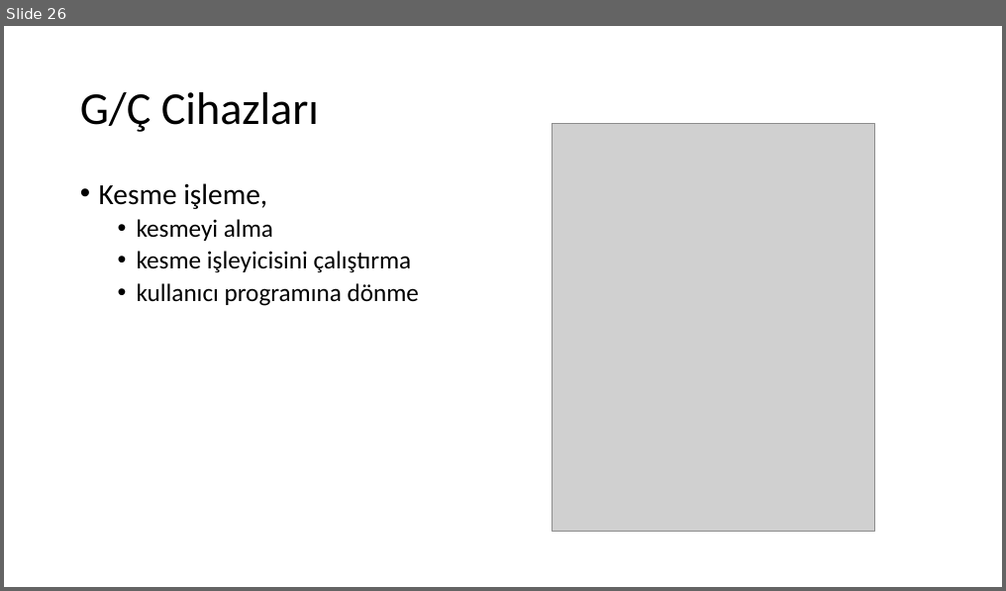
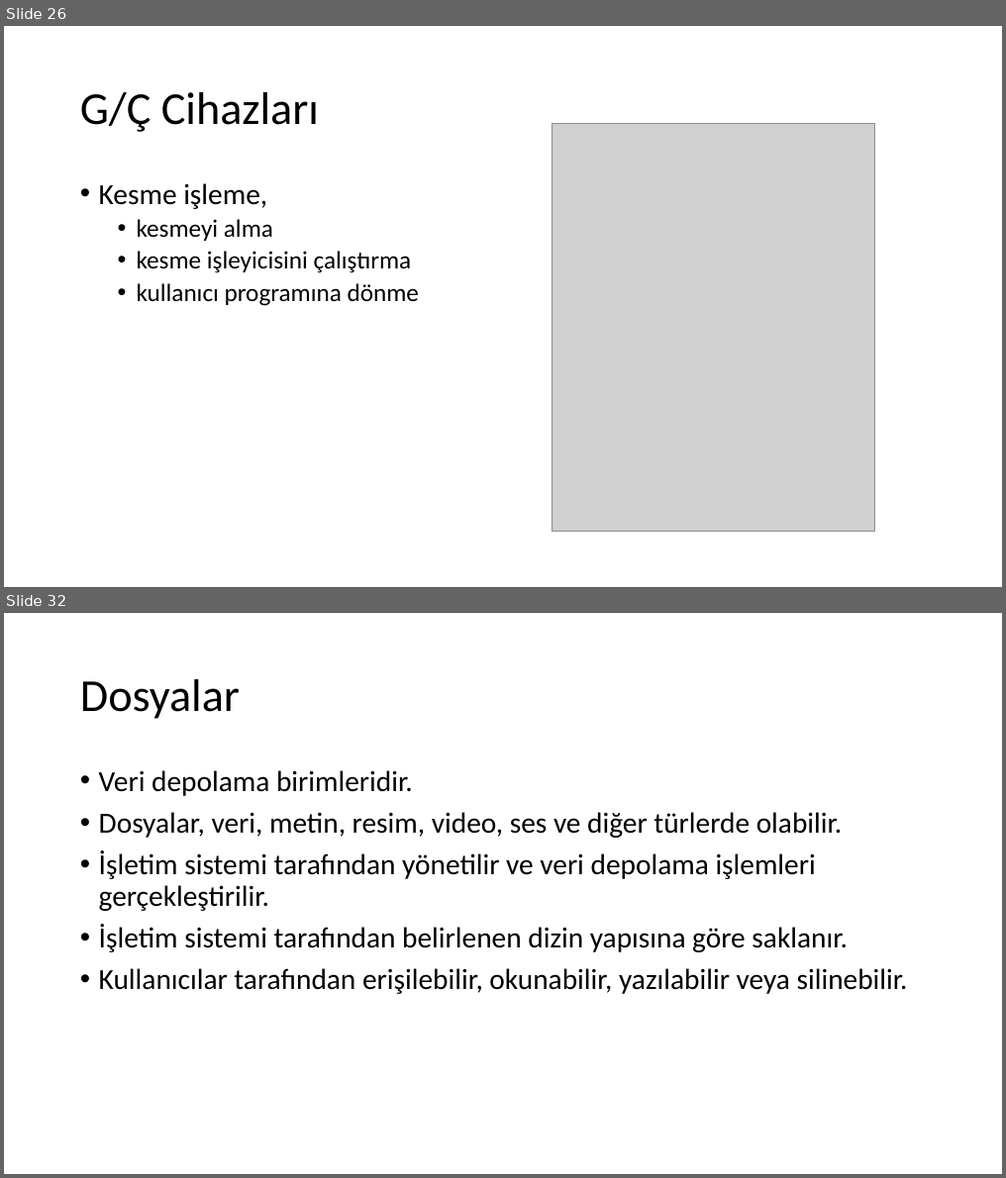
Before and after one commit to sercankulcu/sercankulcu.github.io, a slide deck: assets/teaching/os/1_Bolum_1_Giris.pptx. Shown one above the other, each under a label of ours: slide 26 before the commit, slides 26 and 32 after it; the slides between them are not shown. The pictures are 1006x591 and 1006x1178 pixels, drawn with LibreOffice and Linux fonts; fonts in the diff are those of the drawing; grey boxes stand for pictures. Boxes give left, top, right and bottom in pixels: in the first picture for what was removed or moved away, otherwise in the second. Text is boxed around its words. In the diff, an @@ line names an element or a change of style, - is before the commit and + after.

```diff
--- a/assets/teaching/os/1_Bolum_1_Giris.pptx
+++ b/assets/teaching/os/1_Bolum_1_Giris.pptx
@@ slide 32 added at box(4, 613, 1002, 1174), background #FFFFFF @@
@@ title added at box(80, 679, 240, 719), 44 pt, text #000000 @@
+Dosyalar
@@ text added at box(99, 770, 908, 994), 28 pt, text #000000 @@
+• Veri depolama birimleridir.
+• Dosyalar, veri, metin, resim, video, ses ve diğer türlerde olabilir.
+• İşletim sistemi tarafından yönetilir ve veri depolama işlemleri gerçekleştirilir.
+• İşletim sistemi tarafından belirlenen dizin yapısına göre saklanır.
+• Kullanıcılar tarafından erişilebilir, okunabilir, yazılabilir veya silinebilir.
```
Also in this commit, not shown: 2 slides changed, 30 other slides added, 7 slides removed, 1 other file.
